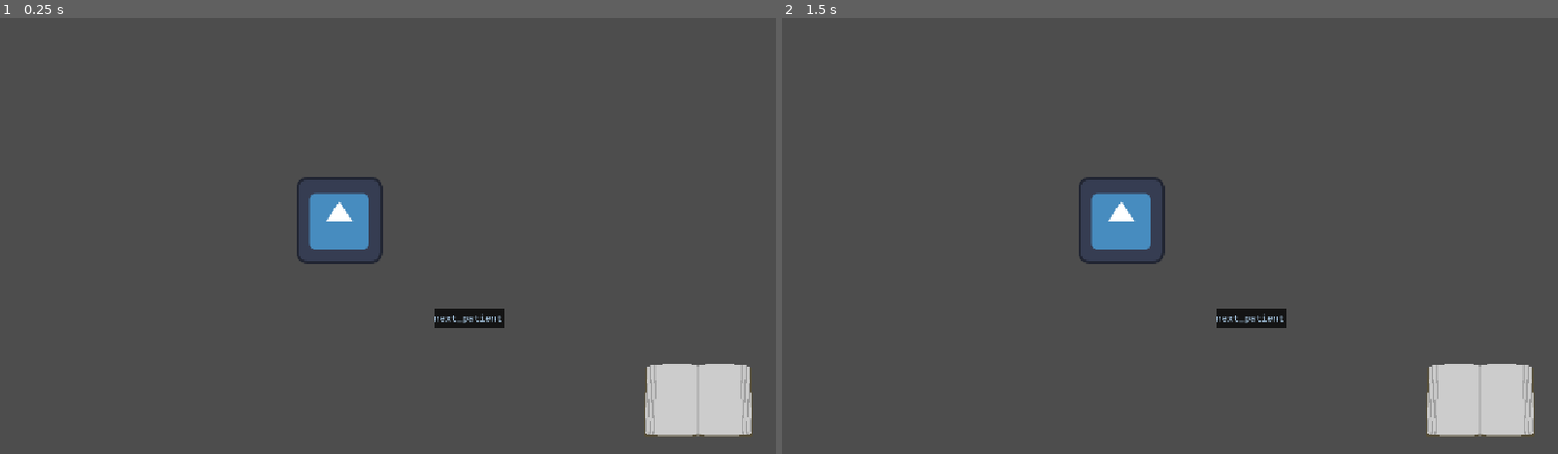
Above: before the commit, frames 1-2 (left to right).
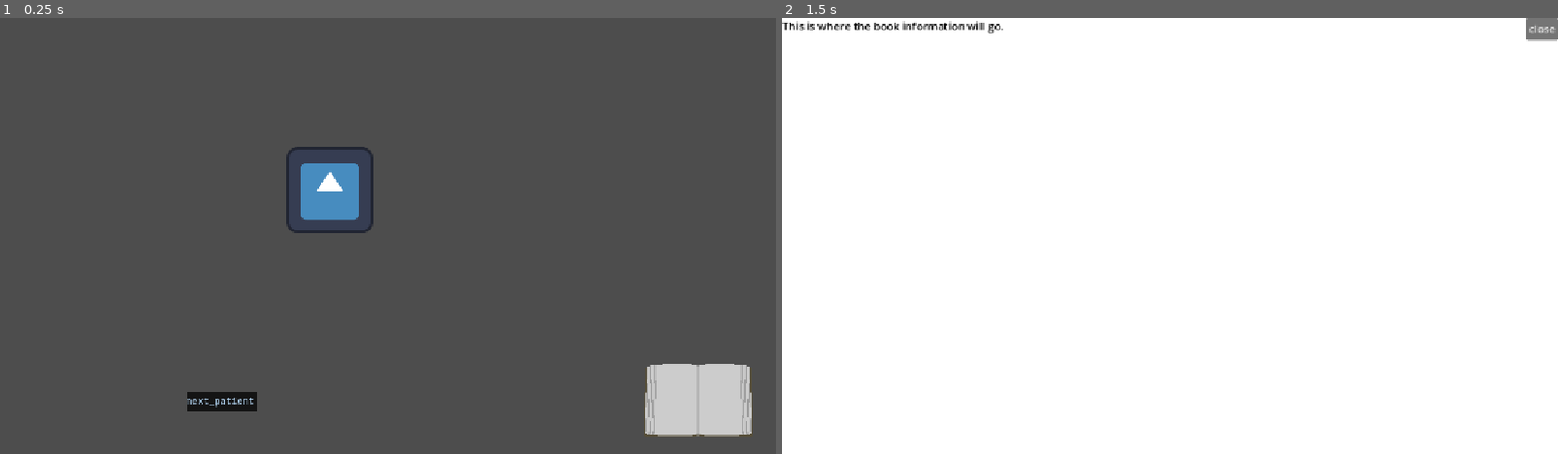
Above: after the commit, the same moments.

Repository: NA980593/dragon-hacks
Game: Godot game, scene res://scenes/main.tscn
Two runs of this game, one before a commit and one after it. Both use one fixed random seed, a clock stepped at 60 frames per second and the inputs below. The engine's default icon, where the game draws it, is replaced by a stand-in: a white triangle on a blue panel in a dark square.
Inputs (mouse positions are in pixels of both pictures, inside the frame that each line leads up to):
- Up to frame 1 (0.25 s): no input
- Up to frame 2 (1.5 s): tap Enter at 0.5 s; move the mouse to (1123, 218) at 0.52 s; click (1123, 218) at 0.67 s; tap Space at 1.25 s; move the mouse to (1480, 401) at 1.27 s; click (1480, 401) at 1.42 s

The runs differ from the first frame. In frame 1, 2.5% of the frame differs, in the area x 24-65%, y 29-91%; in frame 2, 100%, in the area x 0-100%, y 0-100%.

Commit message:
add book ui

Diff:
--- /dev/null
+++ b/scenes/book_ui.tscn
@@ -0,0 +1,39 @@
+[gd_scene load_steps=2 format=3 uid="uid://dn06ogq28vkvw"]
+
+[ext_resource type="Script" uid="uid://bpmvmdn1oti28" path="res://scripts/book_ui.gd" id="1_64fun"]
+
+[node name="BookUI" type="Control"]
+layout_mode = 3
+anchors_preset = 15
+anchor_right = 1.0
+anchor_bottom = 1.0
+grow_horizontal = 2
+grow_vertical = 2
+script = ExtResource("1_64fun")
+
+[node name="ColorRect" type="ColorRect" parent="."]
+layout_mode = 1
+anchors_preset = 15
+anchor_right = 1.0
+anchor_bottom = 1.0
+grow_horizontal = 2
+grow_vertical = 2
+
+[node name="Label" type="Label" parent="."]
+modulate = Color(0, 0, 0, 1)
+layout_mode = 0
+offset_right = 40.0
+offset_bottom = 23.0
+text = "This is where the book information will go."
+
+[node name="Button" type="Button" parent="."]
+layout_mode = 1
+anchors_preset = 1
+anchor_left = 1.0
+anchor_right = 1.0
+offset_left = -48.0
+offset_bottom = 31.0
+grow_horizontal = 0
+text = "close"
+
+[connection signal="pressed" from="Button" to="." method="_on_button_pressed"]
--- a/scenes/main.tscn
+++ b/scenes/main.tscn
@@ -1,21 +1,25 @@
-[gd_scene load_steps=5 format=3 uid="uid://dsgp82a0w11pq"]
+[gd_scene load_steps=6 format=3 uid="uid://dsgp82a0w11pq"]
 
 [ext_resource type="Script" uid="uid://lrr0o8dte1cx" path="res://scripts/main.gd" id="1_o5qli"]
 [ext_resource type="PackedScene" uid="uid://c62opuch6r1sp" path="res://scenes/book.tscn" id="2_0wfyh"]
 [ext_resource type="PackedScene" uid="uid://c3w1455tmli2c" path="res://scenes/patient.tscn" id="2_sugp2"]
 [ext_resource type="PackedScene" uid="uid://bmflsvcobbely" path="res://scenes/next_patient_button.tscn" id="4_jyhfs"]
+[ext_resource type="PackedScene" uid="uid://dn06ogq28vkvw" path="res://scenes/book_ui.tscn" id="5_tbgi4"]
 
 [node name="Main" type="Node"]
 script = ExtResource("1_o5qli")
 
 [node name="Patient" parent="." instance=ExtResource("2_sugp2")]
-position = Vector2(503, 300)
+position = Vector2(489, 255)
 
 [node name="Book" parent="." instance=ExtResource("2_0wfyh")]
 position = Vector2(1036, 568)
 
 [node name="NextPatientButton" parent="." instance=ExtResource("4_jyhfs")]
-position = Vector2(697, 446)
+position = Vector2(329, 569)
+
+[node name="BookUI" parent="." instance=ExtResource("5_tbgi4")]
+visible = false
 
 [connection signal="open_book" from="Book" to="." method="_on_book_open_book"]
 [connection signal="next_patient" from="NextPatientButton" to="." method="_on_next_patient_button_next_patient"]
--- /dev/null
+++ b/scripts/book_ui.gd
@@ -0,0 +1,10 @@
+extends Control
+
+func open_book():
+	visible = true
+
+func close_book():
+	visible = false
+
+func _on_button_pressed() -> void:
+	close_book()
--- a/scripts/main.gd
+++ b/scripts/main.gd
@@ -4,7 +4,7 @@
 	print("next patient")
 
 func open_book():
-	print("open book")
+	$BookUI.open_book()
 
 
 func _on_book_open_book() -> void:
Not shown, added: scripts/book_ui.gd.uid
